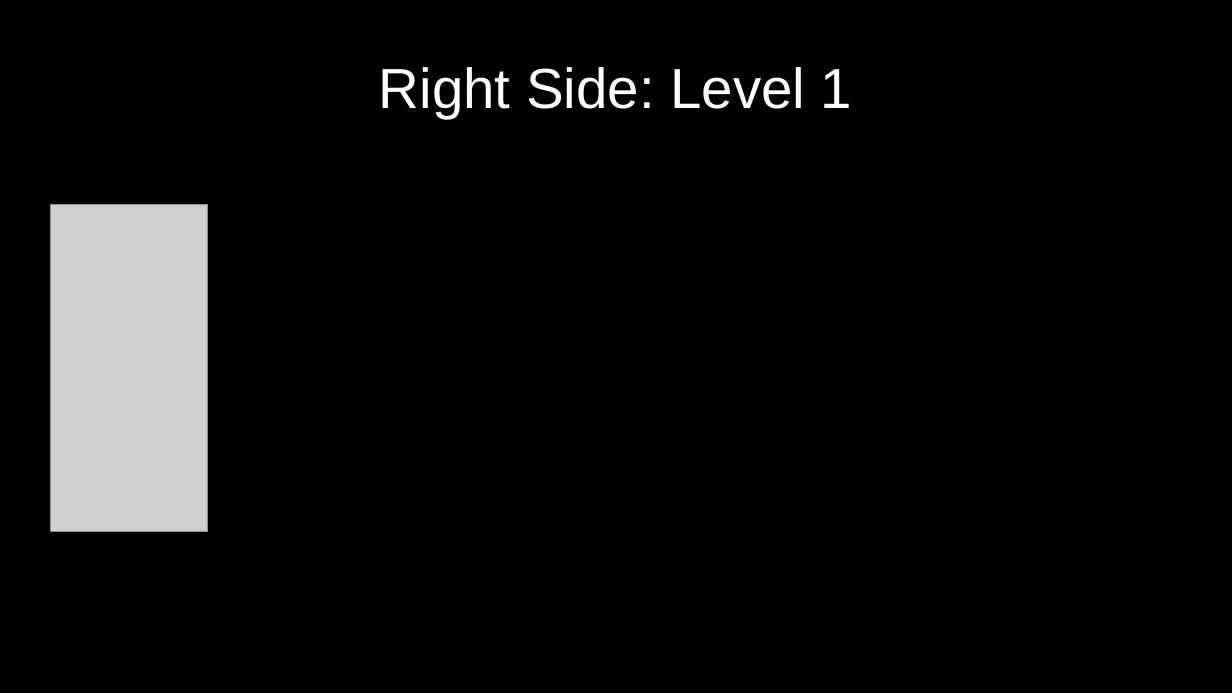
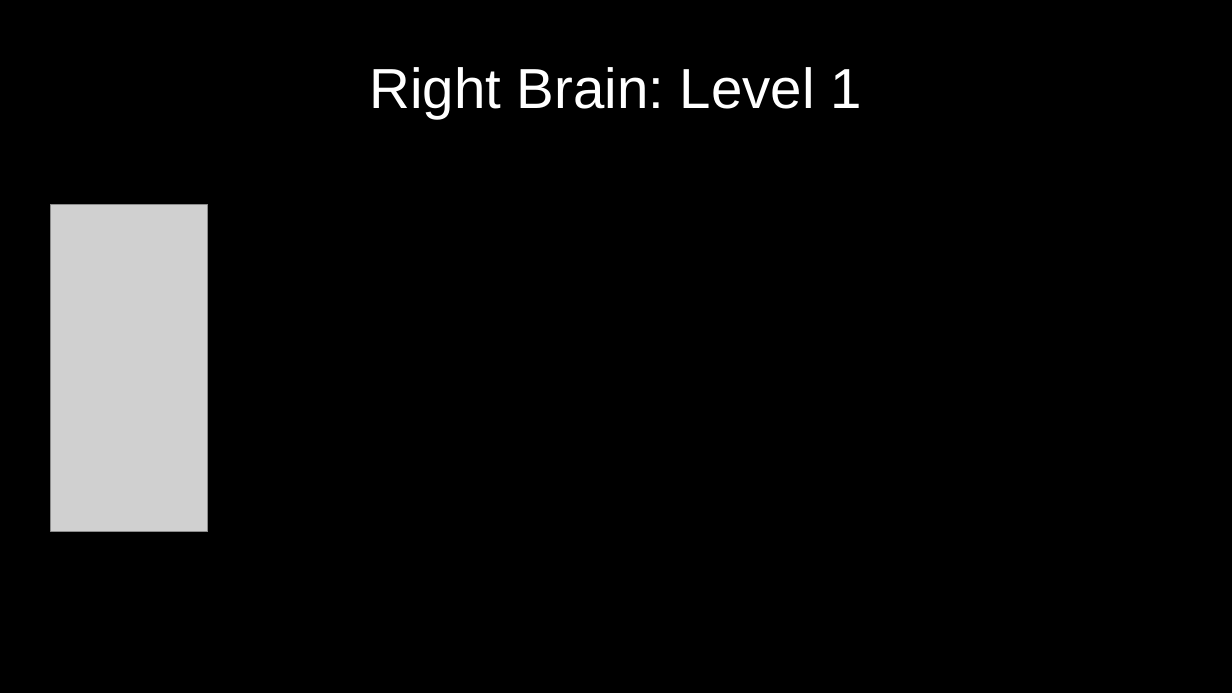
Before and after one commit to greydongilmore/clinical_dicom2bids_smk, a slide deck: slide 8 of resources/medtronic_reconstructions.odp. Drawn at 1232x693 pixels with LibreOffice and Linux fonts; fonts in the diff are those of the drawing; grey boxes stand for pictures. Boxes give left, top, right and bottom in pixels: in the first picture for what was removed or moved away, otherwise in the second. Text is boxed around its words. In the diff, an @@ line names an element or a change of style, - is before the commit and + after.

```diff
--- a/resources/medtronic_reconstructions.odp
+++ b/resources/medtronic_reconstructions.odp
@@ title at (369,67,861,118): text changed @@
-Right Side: Level 1
+Right Brain: Level 1
```
Also in this commit, not shown: 9 other slides changed, 1 slide added, 1 slide removed, 2 other files.
